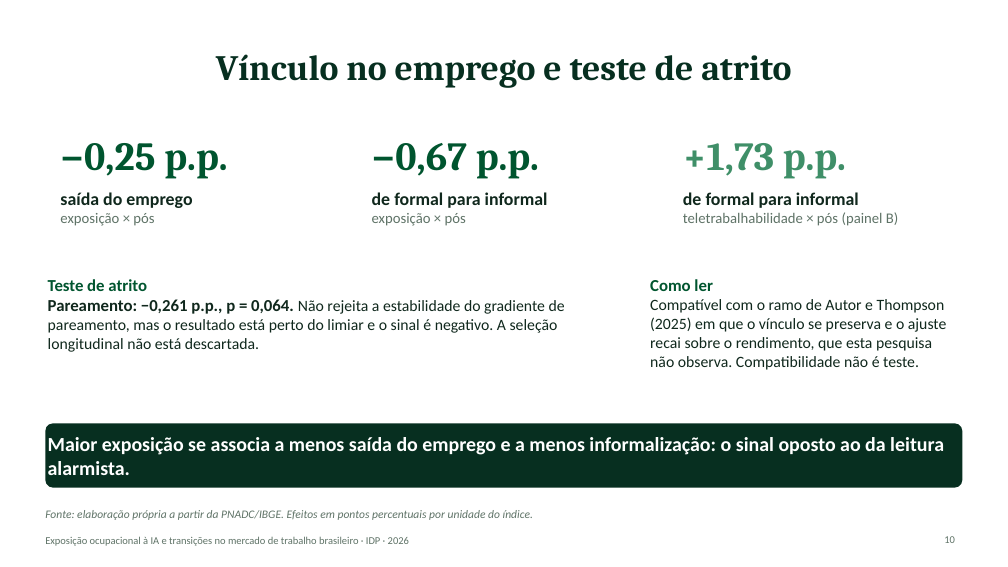
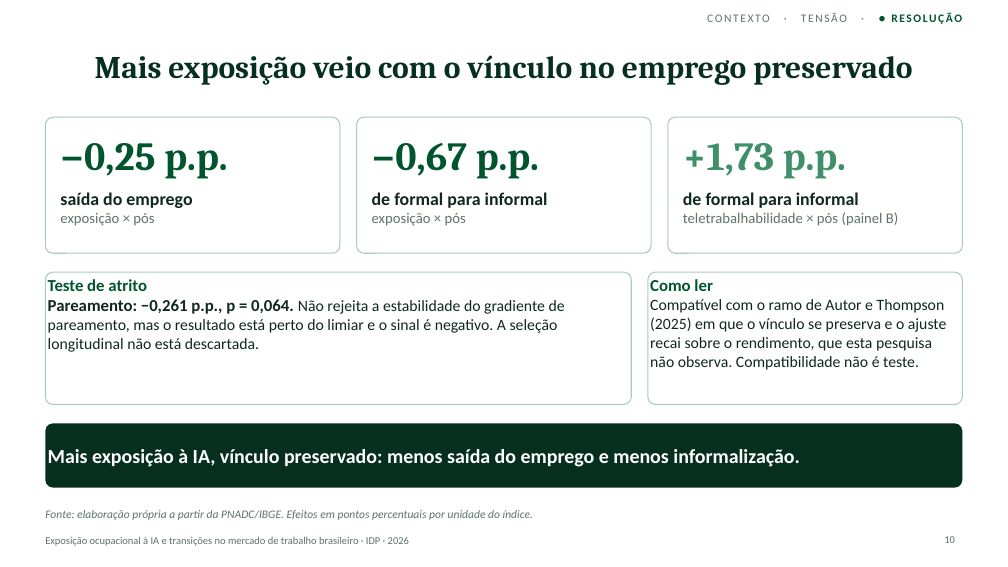
Before and after one commit to rickpalmeiras-design/IDP, a slide deck: slide 10 of apresentacao/apresentacao_05.pptx. Drawn at 1008x567 pixels with LibreOffice and Linux fonts; fonts in the diff are those of the drawing. Boxes give left, top, right and bottom in pixels: in the first picture for what was removed or moved away, otherwise in the second. Text is boxed around its words. In the diff, an @@ line names an element or a change of style, - is before the commit and + after.

```diff
--- a/apresentacao/apresentacao_05.pptx
+++ b/apresentacao/apresentacao_05.pptx
@@ text added at (x1=707, y1=13, x2=962, y2=24), 11 pt, text #5F7367 @@
+CONTEXTO · TENSÃO · ● RESOLUÇÃO
@@ title at (x1=95, y1=55, x2=912, y2=85): text changed; size 34 to 30 pt @@
-Vínculo no emprego e teste de atrito
+Mais exposição veio com o vínculo no emprego preservado
@@ rounded rectangle added at (x1=45, y1=117, x2=340, y2=253), fill #FFFFFF, outline #A9CDB8 1 pt @@
@@ outline none to #A9CDB8 1 pt in 4 elements at (x1=45, y1=272, x2=631, y2=405), (x1=648, y1=272, x2=963, y2=405), (x1=357, y1=117, x2=652, y2=253), (x1=668, y1=117, x2=963, y2=253) @@
@@ rounded rectangle "Teste de atrito" resized from (x1=48, y1=279, x2=565, y2=352) to (x1=45, y1=272, x2=631, y2=405) @@
@@ rounded rectangle "Como ler" resized from (x1=650, y1=279, x2=946, y2=370) to (x1=648, y1=272, x2=963, y2=405) @@
@@ text in rounded rectangle at (x1=48, y1=449, x2=800, y2=467): text changed @@
-Maior exposição se associa a menos saída do emprego e a menos informalização: o sinal oposto ao da leitura alarmista.
+Mais exposição à IA, vínculo preservado: menos saída do emprego e menos informalização.
```
Also in this commit, not shown: 10 other slides changed, 1 slide added, 1 slide removed, 17 other files.
